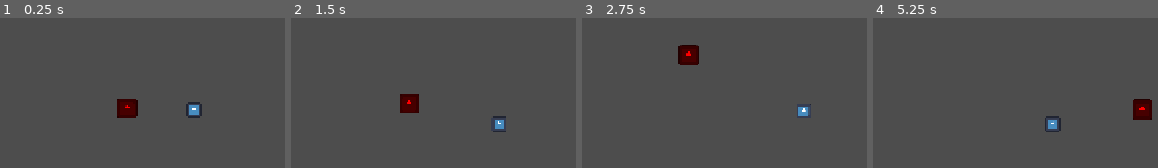
Above: before the commit, frames 1-4 (left to right).
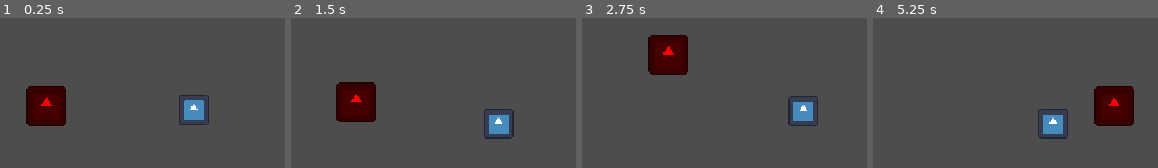
Above: after the commit, the same moments.

Repository: butteredsaltedtoast/orbit
Game: Godot game, scene res://levels/main.tscn
Two runs of this game, one before a commit and one after it. Both use one fixed random seed, a clock stepped at 60 frames per second and the inputs below. The engine's default icon, where the game draws it, is replaced by a stand-in: a white triangle on a blue panel in a dark square.
Inputs:
- Up to frame 1 (0.25 s): no input
- Up to frame 2 (1.5 s): hold D (move_right) 0.53-1.28 s; hold S (move_down) from 1.28 s (still down)
- Up to frame 3 (2.75 s): release S (move_down) at 2.03 s; hold D (move_right) from 2.03 s (still down)
- Up to frame 4 (5.25 s): release D (move_right) at 2.78 s; hold W (move_up) 2.78-3.53 s; hold A (move_left) 3.53-5.03 s; hold S (move_down) from 5.03 s (still down)

The runs differ from the first frame. In frame 1, 5.6% of the frame differs, in the area x 9-74%, y 45-72%; in frame 2, 5.7%, in the area x 15-79%, y 42-81%; in frame 3, 4.9%; in frame 4, 5.6%.
Error after the commit: Cannot call method 'is_valid' on a null value. (res://player/player.gd:42)

Commit message:
hit flash and rescaling to 640x360

Diff:
--- a/enemies/enemy.gd
+++ b/enemies/enemy.gd
@@ -1,7 +1,7 @@
 class_name Enemy
 extends CharacterBody2D
 
-@export var speed: float = 125.0
+@export var speed: float = 80.0
 
 func _physics_process(_delta: float) -> void:
 	var direction: Vector2 = Vector2.ZERO
--- a/player/player.gd
+++ b/player/player.gd
@@ -1,13 +1,16 @@
 class_name Player
 extends CharacterBody2D
 
-@export var max_speed: float = 250.0
-@export var acceleration: float = 2500.0
-@export var friction: float = 3500.0
+@export var max_speed: float = 125.0
+@export var acceleration: float = 1250.0
+@export var friction: float = 1750.0
 @export var max_hp: float = 100.0
 @onready var inv_timer: Timer = $InvincibleTimer
 @onready var hurtbox: Area2D = $Hurtbox
+@onready var sprite: Sprite2D = $Sprite2D
+
 var current_hp: float
+var tween: Tween
 
 func _ready() -> void:
 	GameState.player = self
@@ -36,6 +39,17 @@
 	else:
 		print("hp: ", current_hp)
 		inv_timer.start()
+		if tween.is_valid():
+			tween.kill()
+			sprite.modulate = Color.WHITE
+		tween = create_tween()
+		tween.tween_property(sprite, "modulate", Color(10, 10, 10), 0)
+		tween.tween_interval(inv_timer.wait_time / 3)
+		tween.tween_property(sprite, "modulate", Color.WHITE, 0)
+		tween.tween_interval(inv_timer.wait_time / 3)
+		tween.tween_property(sprite, "modulate", Color(10, 10, 10), 0)
+		tween.tween_interval(inv_timer.wait_time / 3)
+		tween.tween_property(sprite, "modulate", Color.WHITE, 0)
 
 func _on_hurtbox_body_entered(body: Node2D) -> void:
 	if body is Enemy:
--- a/player/player.tscn
+++ b/player/player.tscn
@@ -32,7 +32,7 @@
 shape = SubResource("CircleShape2D_o33cc")
 
 [node name="InvincibleTimer" type="Timer" parent="." unique_id=1074888919]
-wait_time = 0.75
+wait_time = 0.6
 one_shot = true
 
 [connection signal="body_entered" from="Hurtbox" to="." method="_on_hurtbox_body_entered"]
--- a/project.godot
+++ b/project.godot
@@ -21,10 +21,13 @@
 
 [display]
 
-window/size/viewport_width=1280
-window/size/viewport_height=720
-window/stretch/mode="canvas_items"
+window/size/viewport_width=640
+window/size/viewport_height=360
+window/size/window_width_override=1280
+window/size/window_height_override=720
+window/stretch/mode="viewport"
 window/stretch/aspect="expand"
+window/stretch/scale_mode="integer"
 
 [editor_plugins]
 
@@ -65,4 +68,6 @@
 
 [rendering]
 
+textures/canvas_textures/default_texture_filter=0
 rendering_device/driver.windows="d3d12"
+2d/snap/snap_2d_transforms_to_pixel=true
